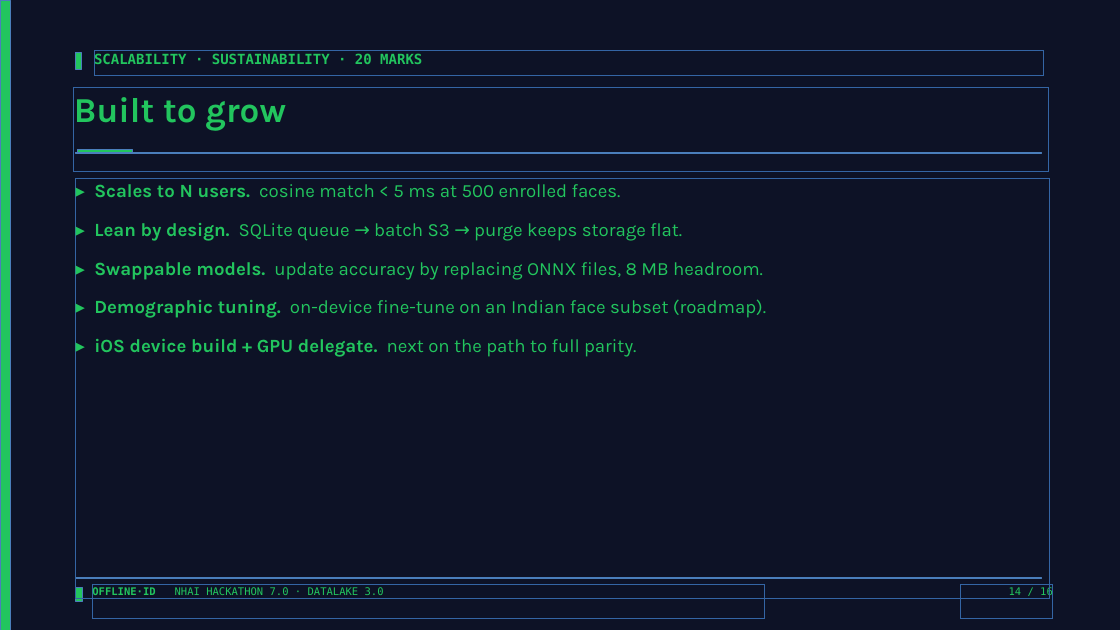
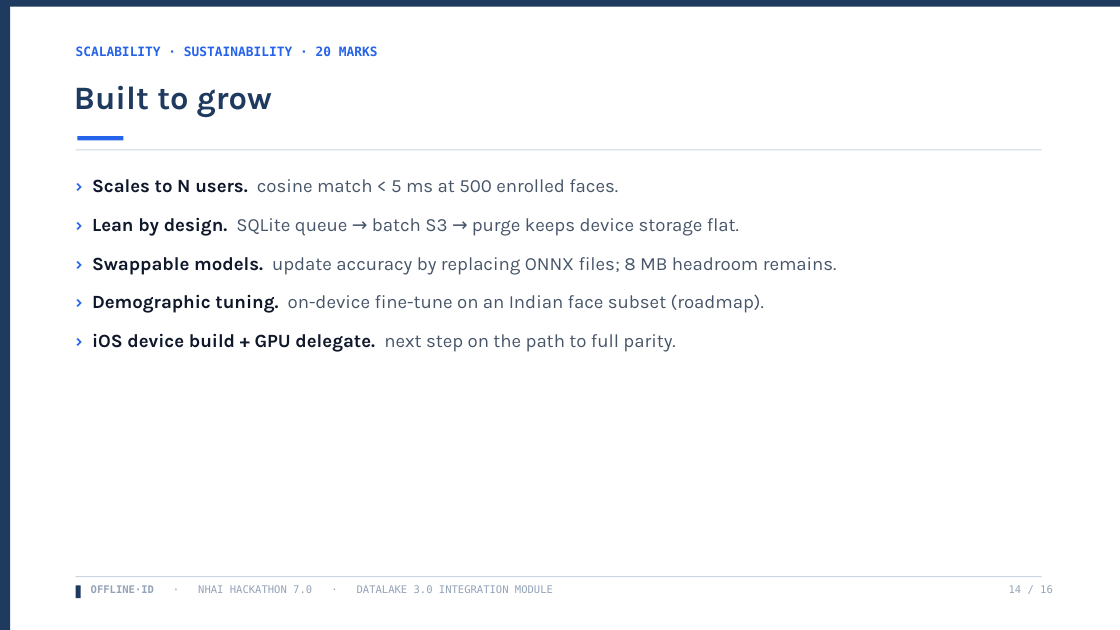
Before and after one commit to moneytosms/offlineid, a slide deck: slide 14 of submission/OfflineID_Hackathon7.pptx. Drawn at 1120x630 pixels with LibreOffice and Linux fonts; fonts in the diff are those of the drawing. Boxes give left, top, right and bottom in pixels: in the first picture for what was removed or moved away, otherwise in the second. Text is boxed around its words. In the diff, an @@ line names an element or a change of style, - is before the commit and + after.

```diff
--- a/submission/OfflineID_Hackathon7.pptx
+++ b/submission/OfflineID_Hackathon7.pptx
@@ background #0D1226 to #FFFFFF @@
@@ rectangle at <box>0,0,10,630</box>: fill #22C55E to #1E3A5F @@
@@ rectangle added at <box>10,0,1120,7</box>, fill #1E3A5F @@
@@ text "SCALABILITY · SUSTAINABILITY · 20 ...": place and size @@
-text "SCALABILITY · SUSTAINABILITY · 20 ..." at <box>94,52,422,67</box>
+text "SCALABILITY · SUSTAINABILITY · 20 ..." at <box>76,46,378,56</box>
@@ text "SCALABILITY · SUSTAINABILITY · 20 ..." at <box>76,46,378,56</box>: size 12 to 11 pt, text colour #22C55E to #2563EB @@
@@ rectangle removed at <box>76,53,82,70</box> @@
@@ text "Built to grow": place and size @@
-text "Built to grow" at <box>74,97,286,131</box>
+text "Built to grow" at <box>74,85,272,117</box>
@@ text "Built to grow" at <box>74,85,272,117</box>: size 30 to 28 pt, text colour #22C55E to #1E3A5F @@
@@ rectangle: place and size @@
-rectangle at <box>77,150,133,154</box>
+rectangle at <box>77,136,124,140</box>
@@ rectangle at <box>77,136,124,140</box>: fill #22C55E to #2563EB @@
@@ rectangle: place and size @@
-rectangle at <box>76,153,1042,154</box>
+rectangle at <box>76,150,1042,150</box>
@@ rectangle at <box>76,150,1042,150</box>: fill #080C1A to #CBD5E1 @@
@@ text at <box>92,179,837,352</box>: text changed; text colour #22C55E to #475569 @@
-▸ Scales to N users. cosine match < 5 ms at 500 enrolled faces.
-▸ Lean by design. SQLite queue → batch S3 → purge keeps storage flat.
-▸ Swappable models. update accuracy by replacing ONNX files, 8 MB headroom.
-▸ Demographic tuning. on-device fine-tune on an Indian face subset (roadmap).
-▸ iOS device build + GPU delegate. next on the path to full parity.
+› Scales to N users. cosine match < 5 ms at 500 enrolled faces.
+› Lean by design. SQLite queue → batch S3 → purge keeps device storage flat.
+› Swappable models. update accuracy by replacing ONNX files; 8 MB headroom remains.
+› Demographic tuning. on-device fine-tune on an Indian face subset (roadmap).
+› iOS device build + GPU delegate. next step on the path to full parity.
@@ rectangle at <box>76,586,81,598</box>: fill #22C55E to #1E3A5F @@
@@ rectangle at <box>76,576,1042,577</box>: fill #080C1A to #CBD5E1 @@
@@ rectangle: place and size @@
-rectangle at <box>76,587,82,602</box>
+rectangle at <box>76,586,81,598</box>
@@ text at <box>91,585,553,593</box>: text changed; text colour #22C55E to #94A3B8 @@
-OFFLINE·ID NHAI HACKATHON 7.0 · DATALAKE 3.0
+OFFLINE·ID · NHAI HACKATHON 7.0 · DATALAKE 3.0 INTEGRATION MODULE
@@ text "14 / 16" at <box>1009,585,1053,593</box>: text colour #22C55E to #94A3B8 @@
```
Also in this commit, not shown: 15 other slides changed, 1 slide removed, 13 other files.
